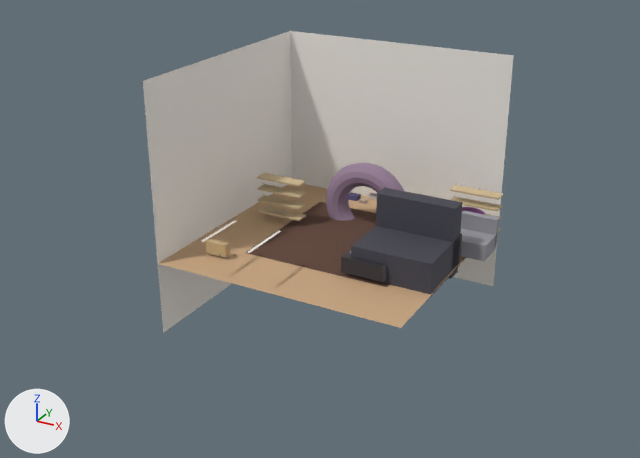
One commit to the Blender file blend/scene0203_01.blend: the scene before it, then after it.
One viewpoint serves both versions: a 50 mm lens placed at (11.9, -22.77, 11.7), pointed at (-0.63, 0.02, 0.31). Every picture has the same lights, and +X, +Y and +Z are marked at lower left. The older version comes first.

Script lines for the objects in view, before the commit:
```python
me_cube_087 = bpy.data.meshes.new('Cube.087')
me_cube_087.from_pydata(...)  # a box spanning x -0.675..0.675, y -0.675..0.675, z -0.675..0.675
me_cube_087.materials.append(mat_grayfabric_001)  # grey #9999a0
me_plane = bpy.data.meshes.new('Plane')
me_plane.from_pydata([(-4.0, -4.0, 0.0), (4.0, -4.0, 0.0), (-4.0, 4.0, 0.0), (4.0, 4.0, 0.0)], [], [(0, 1, 3, 2)])
me_plane.materials.append(mat_woodfloor)  # beige #c8a681
me_plane_002 = bpy.data.meshes.new('Plane.002')
me_plane_002.from_pydata([(-4.0, -4.0, 0.0), (4.0, -4.0, 0.0), (-4.0, 4.0, 0.0), (4.0, 4.0, 0.0)], [], [(0, 1, 3, 2)])
me_plane_002.materials.append(mat_wall)  # white #f1ede7
me_plane_003 = bpy.data.meshes.new('Plane.003')
me_plane_003.from_pydata([(-4.0, -4.0, 0.0), (4.0, -4.0, 0.0), (-4.0, 4.0, 0.0), (4.0, 4.0, 0.0)], [], [(0, 1, 3, 2)])
me_plane_003.materials.append(mat_wall_001)  # white #f1ede7
ob_floor = bpy.data.objects.new('Floor', me_plane)
ob_floor.location = (0.0, 0.0, 0.0)
ob_graysofa_back = bpy.data.objects.new('GraySofa_Back', me_cube_087)
ob_graysofa_back.location = (4.1, 1.6, 0.72)
ob_graysofa_back.scale = (0.85, 0.18, 0.65)
ob_wall_back = bpy.data.objects.new('Wall_Back', me_plane_002)
ob_wall_back.location = (-4.0, 0.0, 1.6)
ob_wall_back.rotation_euler = (0.0, 1.571, 0.0)  # degrees (0, 90, 0)
ob_wall_back.scale = (1.0, 1.0, 0.65)
ob_wall_right = bpy.data.objects.new('Wall_Right', me_plane_003)
ob_wall_right.location = (0.0, 4.0, 1.6)
ob_wall_right.rotation_euler = (1.571, 0.0, 0.0)  # degrees (90, 0, 0)
ob_wall_right.scale = (1.0, 1.0, 0.65)
# also in view: 'Papasan_Cushion' at (0.1, 1.9, 0.58); 'Sofa_Base' at (2.7, -0.7, 0.42); 'GraySofa_Base' at (4.1, 1.1, 0.4); 'Rug' at (0.3, 0.3, 0.01); 'CoffeeTable' at (1.9, -1.55, 0.38)
```
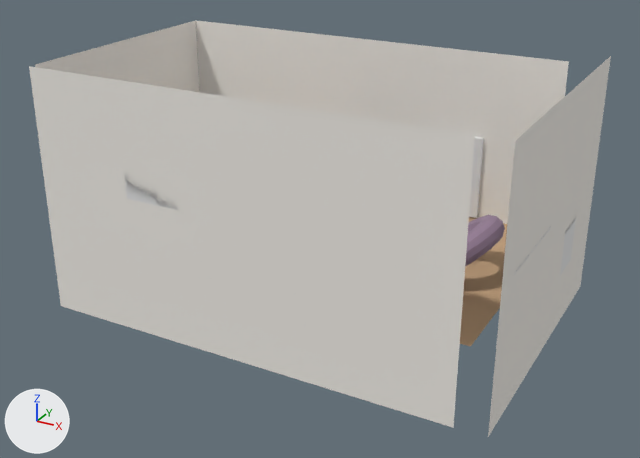
Pixel boxes (x1, y1, x2, y2) of what changed, in the pictures (640 x 458 px):
'Wall_Right.001', added
    after: (29, 66, 475, 428)
'Wall_Right', moved, rescaled
    before: (290, 31, 514, 286)
    after: (196, 20, 569, 224)
'Wall_Back', moved
    before: (143, 31, 292, 333)
    after: (35, 20, 200, 92)
'Wall_Back.001', added
    after: (488, 56, 611, 437)
'Floor', moved, rescaled
    before: (158, 184, 466, 328)
    after: (460, 217, 507, 346)
'Cube.004', added
    after: (469, 137, 484, 218)
'Cube.002', added
    after: (124, 170, 178, 210)
'Cube.003', added
    after: (560, 216, 576, 275)
'Cube', added
    after: (503, 202, 551, 275)
'Rug', unchanged, covered by the edit
    before: (245, 202, 389, 287)
'Sofa_Base', unchanged, covered by the edit
    before: (351, 226, 462, 298)
'Sofa_Back', unchanged, covered by the edit
    before: (376, 188, 463, 279)

Edits to the bpy script that builds the scene:
```text
Add me_cube_094:
    me_cube_094.from_pydata(...)  # a box spanning x -1.01..1.01, y -1.39..1.39, z -0.07..0.07
Add me_cube_093:
    me_cube_093.from_pydata(...)  # a box spanning x -1.32..1.32, y -0.64..0.64, z -0.04..0.04
Add me_cube_092:
    me_cube_092.from_pydata(...)  # a box spanning x -0.93..0.93, y -0.59..0.59, z -0.07..0.07
Add me_cube_090:
    me_cube_090.from_pydata(...)  # a box spanning x -1.03..1.03, y -1.64..1.64, z -0.15..0.15
Add me_plane_006:
    me_plane_006.from_pydata([(-4.0, -4.0, 0.0), (4.0, -4.0, 0.0), (-4.0, 4.0, 0.0), (4.0, 4.0, 0.0)], [], [(0, 1, 3, 2)])
    me_plane_006.materials.append(mat_wall)  # white #f1ede7
Change ob_floor:
    ob_floor.location: (0.0, 0.0, 0.0) -> (-1.11, 0.0, 0.0)
    ob_floor.scale: (1.0, 1.0, 1.0) -> (1.76, 1.0, 1.0)
Change ob_wall_back:
    ob_wall_back.location: (-4.0, 0.0, 1.6) -> (-8.05, 0.0, 1.6)
Change ob_wall_right:
    ob_wall_right.location: (0.0, 4.0, 1.6) -> (-1.17, 4.0, 1.6)
    ob_wall_right.scale: (1.0, 1.0, 0.65) -> (1.72, 1.0, 0.65)
Add ob_cube_004:
    ob_cube_004 = bpy.data.objects.new('Cube.004', me_cube_094)
    ob_cube_004.location = (2.24, 3.93, 1.44)
    ob_cube_004.rotation_euler = (1.571, 0.0, 0.0)  # degrees (90, 0, 0)
Add ob_cube_003:
    ob_cube_003 = bpy.data.objects.new('Cube.003', me_cube_093)
    ob_cube_003.location = (6.59, 2.63, 0.84)
    ob_cube_003.rotation_euler = (0.0, -1.571, 0.0)  # degrees (0, -90, 0)
Add ob_cube_002:
    ob_cube_002 = bpy.data.objects.new('Cube.002', me_cube_092)
    ob_cube_002.location = (-3.82, -4.17, 2.64)
    ob_cube_002.rotation_euler = (1.571, 0.0, -3.142)  # degrees (90, 0, -180)
Add ob_cube:
    ob_cube = bpy.data.objects.new('Cube', me_cube_090)
    ob_cube.location = (6.49, -1.57, 2.86)
    ob_cube.rotation_euler = (0.0, -1.571, 0.0)  # degrees (0, -90, 0)
Add ob_wall_right_001:
    ob_wall_right_001 = bpy.data.objects.new('Wall_Right.001', me_plane_003.copy())  # the mesh of ob_wall_right
    ob_wall_right_001.location = (-1.17, -4.24, 1.6)
    ob_wall_right_001.rotation_euler = (1.571, 0.0, 0.0)  # degrees (90, 0, 0)
    ob_wall_right_001.scale = (1.72, 1.0, 0.65)
Add ob_wall_back_001:
    ob_wall_back_001 = bpy.data.objects.new('Wall_Back.001', me_plane_006)
    ob_wall_back_001.location = (6.63, 0.62, 1.6)
    ob_wall_back_001.rotation_euler = (0.0, 1.571, 0.0)  # degrees (0, 90, 0)
    ob_wall_back_001.scale = (1.0, 1.21, 0.65)
```
